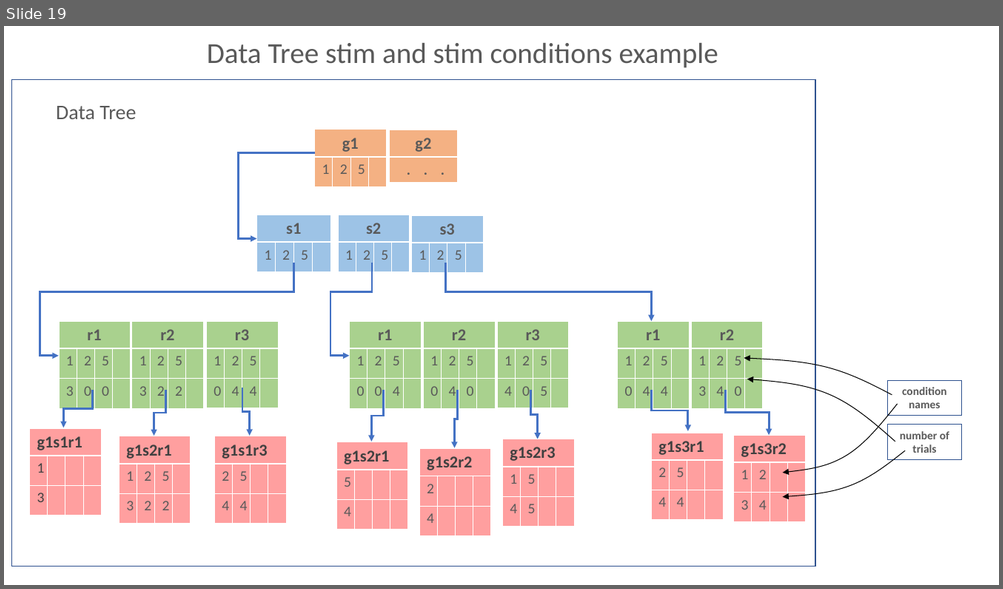
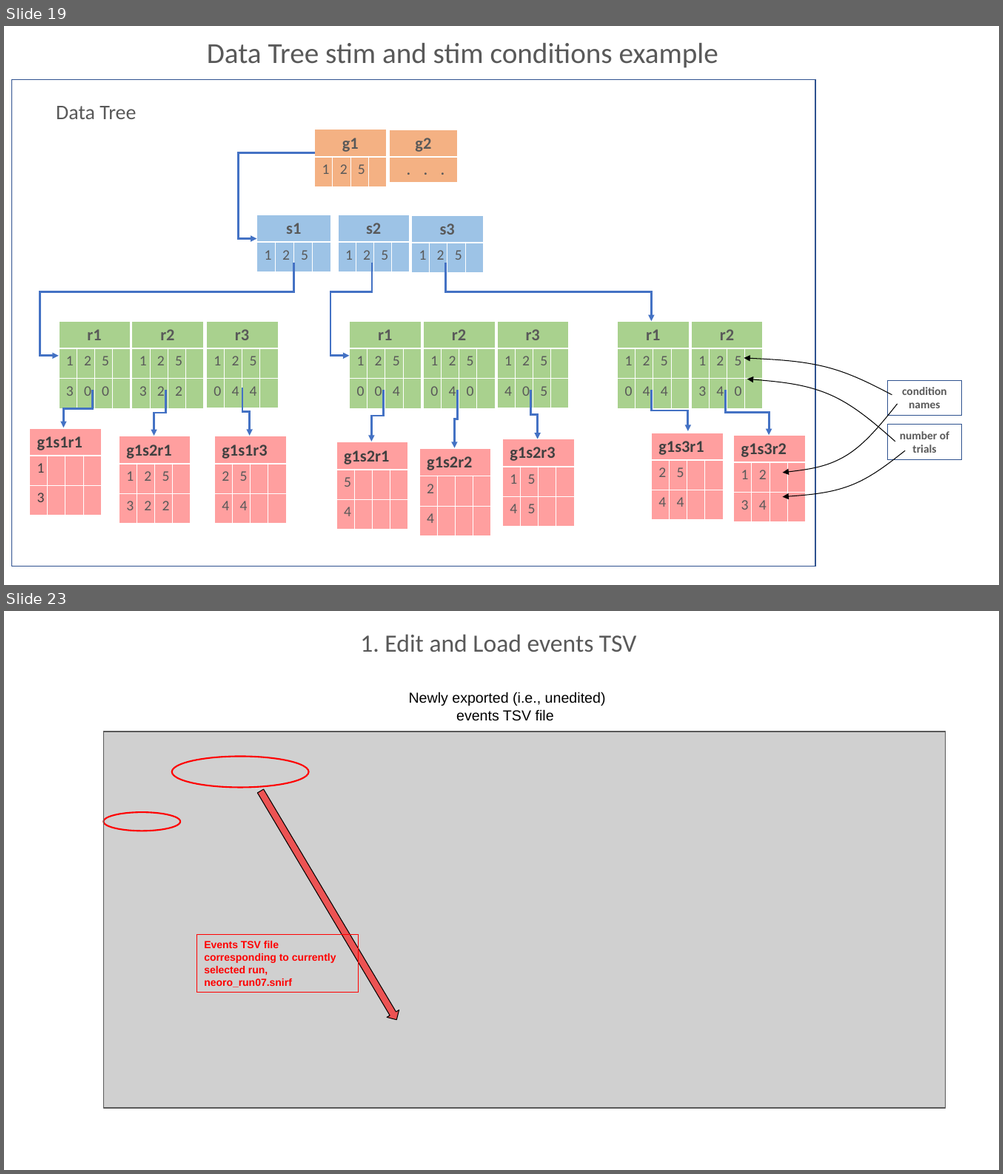
Before and after one commit to BUNPC/Homer3, a slide deck: Docs/DesignNotes.ppt. Shown one above the other, each under a label of ours: slide 19 before the commit, slides 19 and 23 after it; the slides between them are not shown. The pictures are 1003x589 and 1003x1174 pixels, drawn with LibreOffice and Linux fonts; fonts in the diff are those of the drawing; grey boxes stand for pictures. Boxes give left, top, right and bottom in pixels: in the first picture for what was removed or moved away, otherwise in the second. Text is boxed around its words. In the diff, an @@ line names an element or a change of style, - is before the commit and + after.

```diff
--- a/Docs/DesignNotes.ppt
+++ b/Docs/DesignNotes.ppt
@@ slide 23 added at <box>4,611,999,1170</box>, background #FFFFFF @@
@@ text added at <box>360,634,636,652</box>, 24 pt, text #595959 @@
+1. Edit and Load events TSV
@@ text added at <box>409,692,606,721</box>, 14 pt, text #000000 @@
+Newly exported (i.e., unedited) events TSV file
@@ picture added at <box>103,732,944,1108</box> @@
@@ rectangle added at <box>103,732,944,1108</box>, outline #595959 0.99 pt @@
@@ ellipse added at <box>172,756,308,788</box>, outline #FF0000 1.5 pt @@
@@ down arrow added at <box>254,787,402,1023</box>, fill #FF0000 at 60% opacity, outline #000000 0.74 pt @@
@@ ellipse added at <box>103,812,180,831</box>, outline #FF0000 1.5 pt @@
@@ rectangle added at <box>196,934,358,992</box>, outline #FF0000 0.99 pt, 10 pt, text #FF0000, bold @@
+Events TSV file corresponding to currently selected run, neoro_run07.snirf
```
Also in this commit, not shown: 2 slides changed, 11 other slides added, 6 slides removed, 11 other files.
